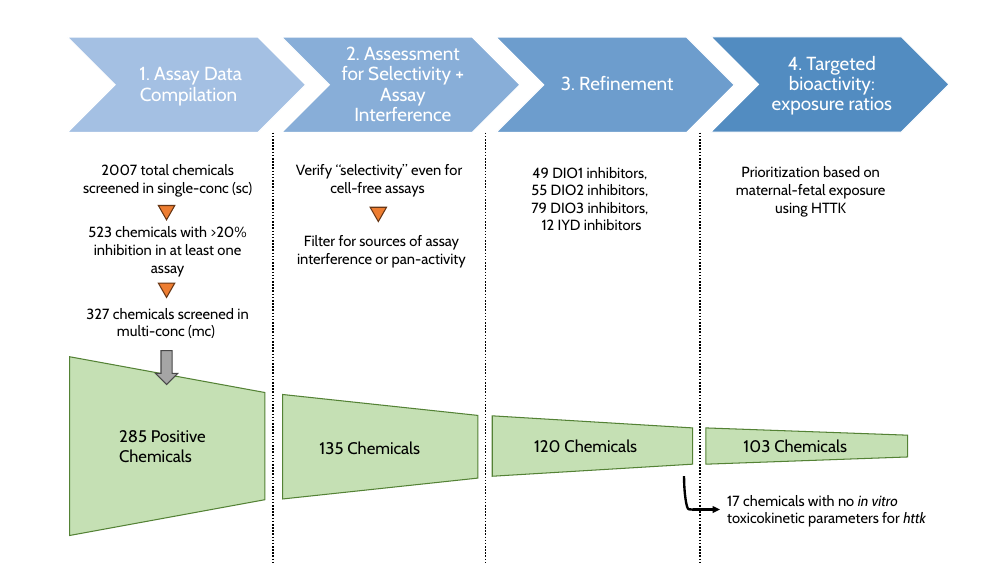
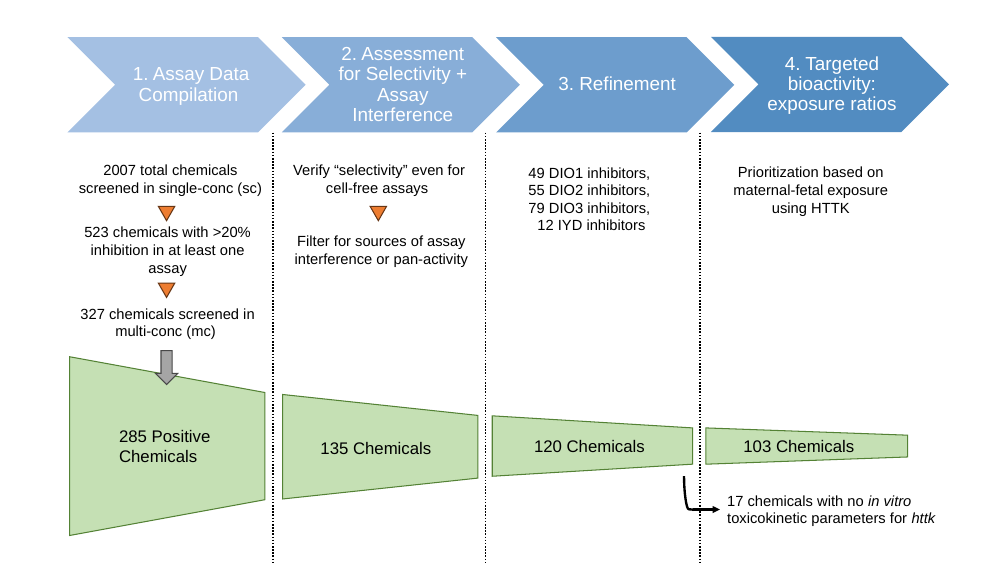
Before and after one commit to USEPA/CompTox-thyroid-httk, a slide deck: slide 1 of figures/fig1-workflow.pptx. Drawn at 1008x567 pixels with LibreOffice and Linux fonts; fonts in the diff are those of the drawing. Boxes give left, top, right and bottom in pixels: in the first picture for what was removed or moved away, otherwise in the second. Text is boxed around its words. In the diff, an @@ line names an element or a change of style, - is before the commit and + after.

```diff
--- a/figures/fig1-workflow.pptx
+++ b/figures/fig1-workflow.pptx
@@ outline #FFFFFF 1 pt to none in 4 elements at box(67, 37, 306, 132), box(282, 37, 520, 132), box(496, 37, 734, 132), box(711, 37, 949, 132) @@
@@ font Cabin to Arial in 16 elements at box(727, 495, 936, 526), box(119, 430, 211, 462), box(320, 442, 431, 454), box(534, 440, 645, 452), box(743, 440, 854, 452), box(293, 164, 465, 196), box(528, 167, 650, 230), box(84, 226, 251, 276), box(80, 308, 254, 339), box(733, 166, 888, 216), box(79, 164, 262, 196), box(295, 235, 468, 267), box(133, 67, 249, 105), box(339, 47, 464, 121), box(558, 76, 676, 90), box(767, 56, 896, 114) @@
```
Also in this commit, not shown: 3 other files.
